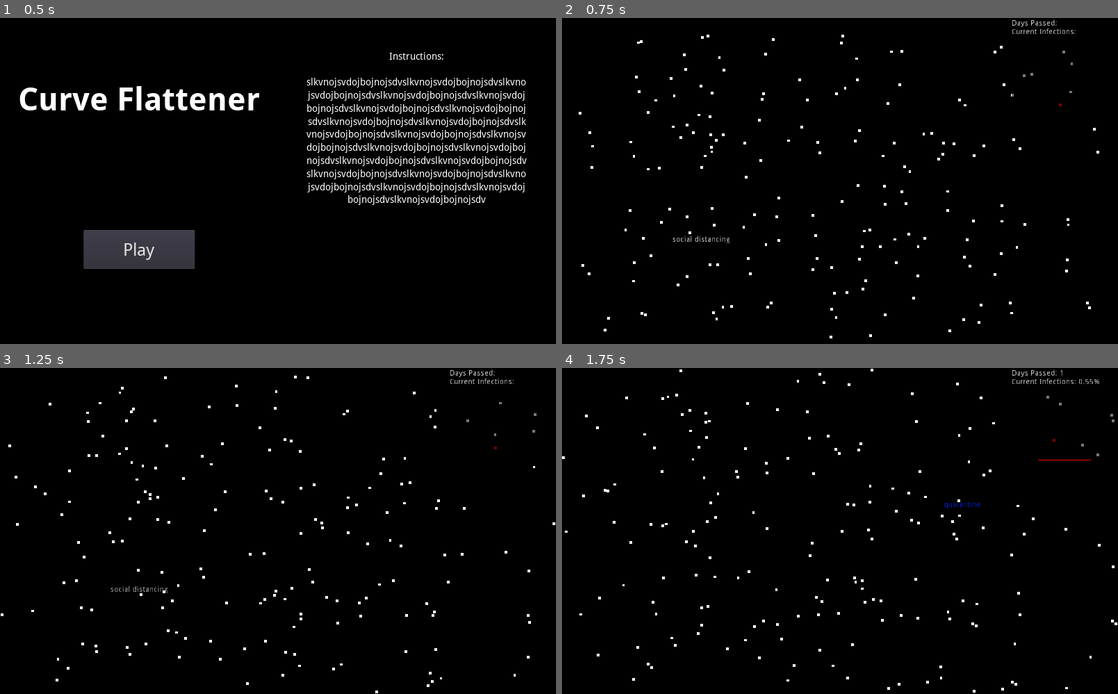
Above: before the commit, frames 1-4 (two rows, left to right).
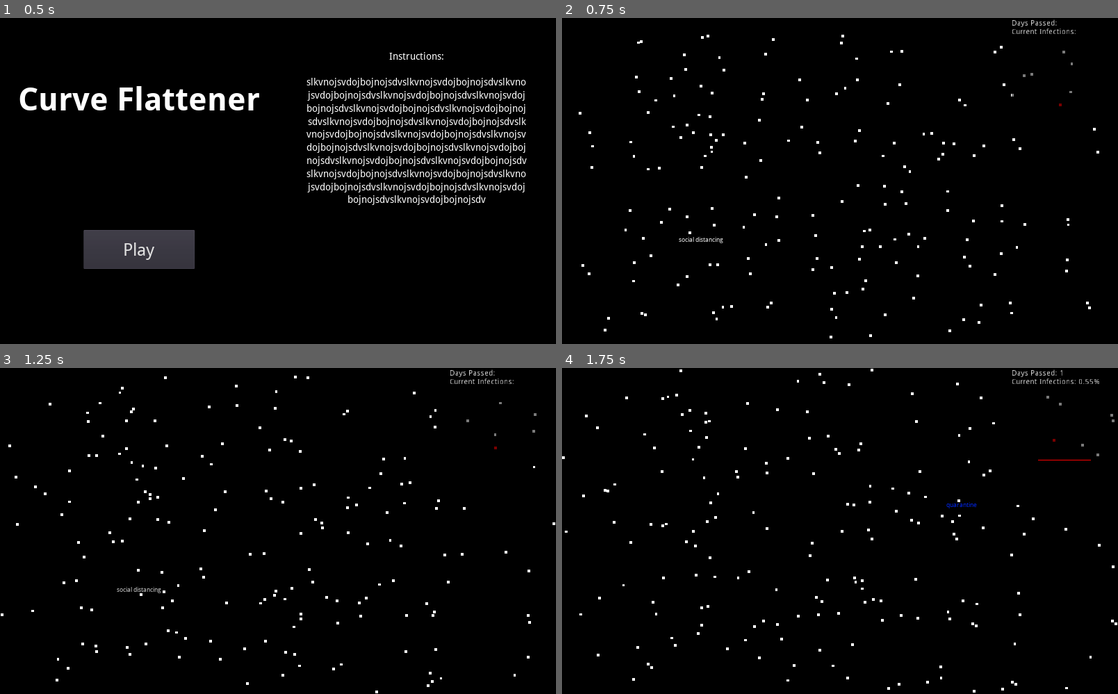
Above: after the commit, the same moments.

Repository: jonjondev/curve-flattener
Game: Godot game, scene res://scenes/menu.tscn
Two runs of this game, one before a commit and one after it. Both use one fixed random seed, a clock stepped at 60 frames per second and the inputs below.
Inputs (mouse positions are in pixels of both pictures, inside the frame that each line leads up to):
- Up to frame 1 (0.5 s): no input
- Up to frame 2 (0.75 s): click "Play" at 0.5 s
- Up to frame 3 (1.25 s): no input
- Up to frame 4 (1.75 s): tap Enter at 1.25 s; move the mouse to (962, 514) at 1.27 s; click (962, 514) at 1.42 s; tap Space at 1.52 s

Frame 1 is identical in both runs. In frame 2, 0.1% of the frame differs, in the area x 19-31%, y 66-70%; in frame 3, 0.1%; in frame 4, less than 0.1%.

Commit message:
Re-fonted cursor tooltip

Diff:
--- a/scenes/cursor_tooltip.tscn
+++ b/scenes/cursor_tooltip.tscn
@@ -1,4 +1,10 @@
-[gd_scene format=2]
+[gd_scene load_steps=3 format=2]
+
+[ext_resource path="res://fonts/DroidSans.ttf" type="DynamicFontData" id=1]
+
+[sub_resource type="DynamicFont" id=1]
+size = 12
+font_data = ExtResource( 1 )
 
 [node name="CursorTooltip" type="Node2D"]
 
@@ -7,6 +13,7 @@
 margin_top = -25.0
 grow_horizontal = 2
 grow_vertical = 2
+custom_fonts/font = SubResource( 1 )
 text = "tool name"
 align = 1
 __meta__ = {
--- a/scenes/selection_box.tscn
+++ b/scenes/selection_box.tscn
@@ -1,7 +1,6 @@
 [gd_scene load_steps=3 format=2]
 
 [ext_resource path="res://sprites/pix.png" type="Texture" id=1]
-
 
 [sub_resource type="RectangleShape2D" id=1]
 extents = Vector2( 0.493958, 0.502777 )
